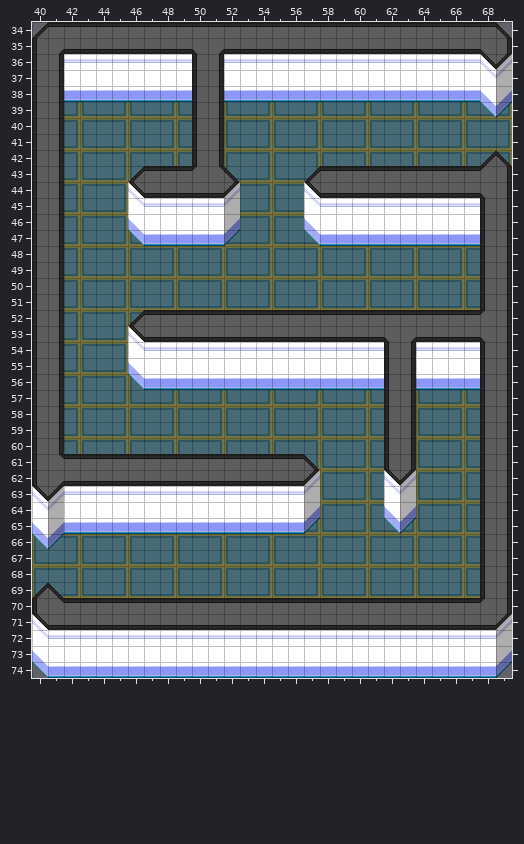
Level history. Tiled map: common/src/main/resources/conquest/level2.tmx. That is the earlier state.
Cells are 32x32 px. Shown: x 40..69, y 34..74.
New version:
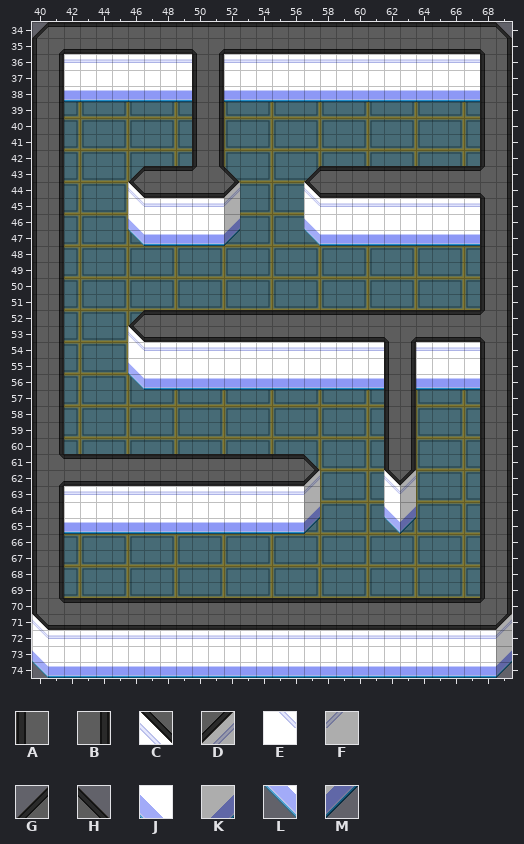
Key: from "betatiles": A 0, B 1, C 19, D 20, E 35, F 36, G 37, H 38, J 51, K 52, L 67, M 68.
_ is an empty cell.
From old to new:
Layer "Foreground":
Tile C gives way to tile A in row 36 at x 68; in row 63 at x 40.
Tile E gives way to tile A in row 37 at x 68; in row 64 at x 40.
Tile G gives way to tile A in row 42 at x 68; in row 69 at x 40.
Tile J gives way to tile A in row 38 at x 68; in row 65 at x 40.
Tile L gives way to tile A in row 39 at x 68; in row 66 at x 40.
The edit adds tile A in rows 40 to 41 at x 68; in rows 67 to 68 at x 40.
Tile D gives way to tile B in row 36 at x 69; in row 63 at x 41.
Tile F gives way to tile B in row 37 at x 69; in row 64 at x 41.
Tile H gives way to tile B in row 42 at x 69; in row 69 at x 41.
Tile K gives way to tile B in row 38 at x 69; in row 65 at x 41.
Tile M gives way to tile B in row 39 at x 69; in row 66 at x 41.
The edit adds tile B in rows 40 to 41 at x 69; in rows 67 to 68 at x 41.
